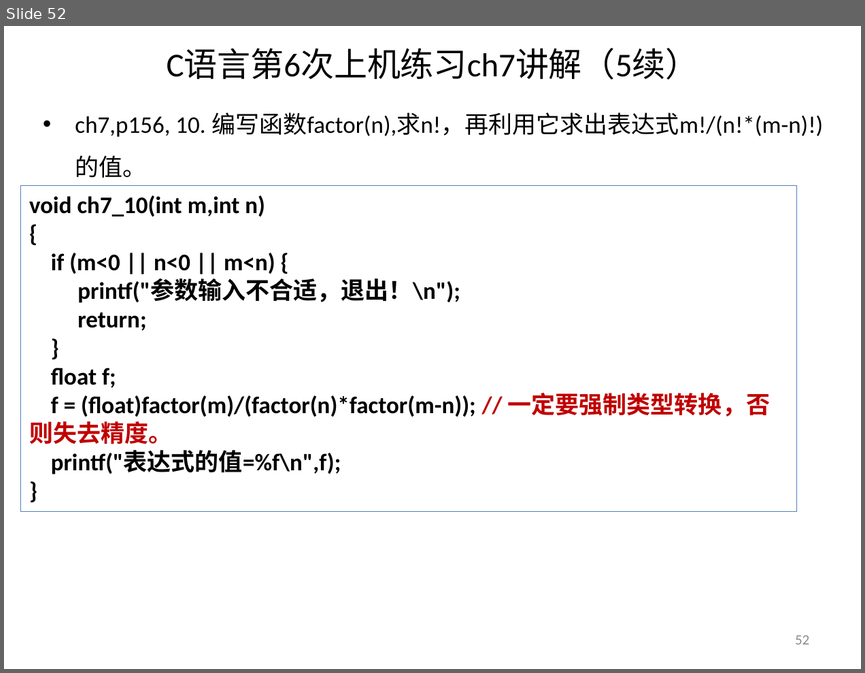
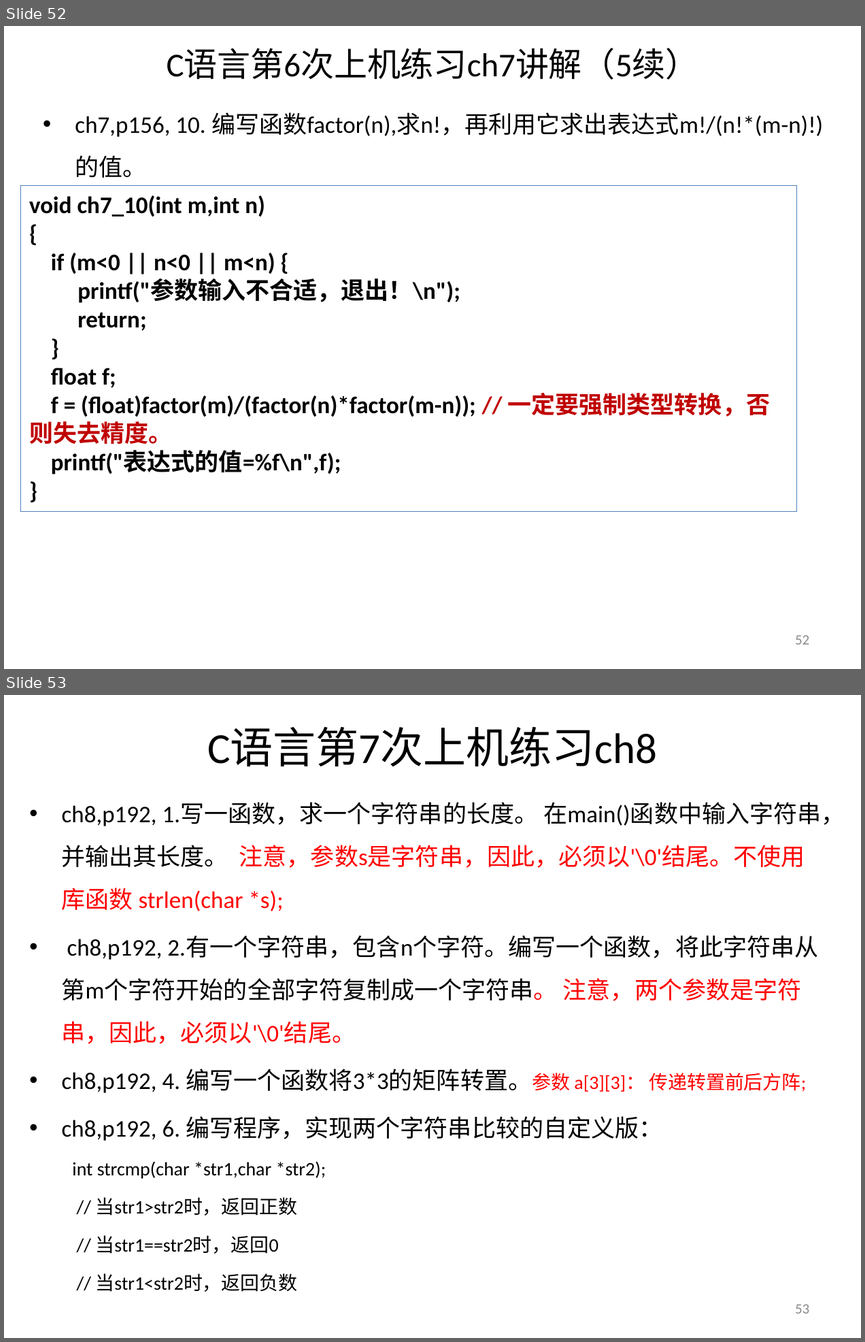
Before and after one commit to jtrfid/C-Repositories, a slide deck: 2016/上机安排.pptx. Shown one above the other, each under a label of ours: slide 52 before the commit, slides 52 and 53 after it. The pictures are 865x673 and 865x1342 pixels, drawn with LibreOffice and Linux fonts; fonts in the diff are those of the drawing. Boxes give left, top, right and bottom in pixels: in the first picture for what was removed or moved away, otherwise in the second. Text is boxed around its words. In the diff, an @@ line names an element or a change of style, - is before the commit and + after.

```diff
--- a/2016/上机安排.pptx
+++ b/2016/上机安排.pptx
@@ slide 53 added at [4, 695, 861, 1338], background #FFFFFF @@
@@ title added at [207, 727, 657, 766], 36 pt, text #000000 @@
+C语言第7次上机练习ch8
@@ text added at [62, 802, 844, 1291], 20 pt, text #000000 @@
+• ch8,p192, 1.写一函数，求一个字符串的长度。 在main()函数中输入字符串，并输出其长度。 注意，参数s是字符串，因此，必须以'\0'结尾。不使用库函数 strlen(char *s);
+• ch8,p192, 2.有一个字符串，包含n个字符。编写一个函数，将此字符串从第m个字符开始的全部字符复制成一个字符串。 注意，两个参数是字符串，因此，必须以'\0'结尾。
+• ch8,p192, 4. 编写一个函数将3*3的矩阵转置。参数 a[3][3]： 传递转置前后方阵;
+• ch8,p192, 6. 编写程序，实现两个字符串比较的自定义版：
+  int strcmp(char *str1,char *str2);
+  // 当str1>str2时，返回正数
+  // 当str1==str2时，返回0
+  // 当str1<str2时，返回负数
@@ page number added at [795, 1304, 809, 1313], 12 pt, text #8C8C8C @@
+53
```
Also in this commit, not shown: 5 slides changed, 5 other slides added, 4 other files.
